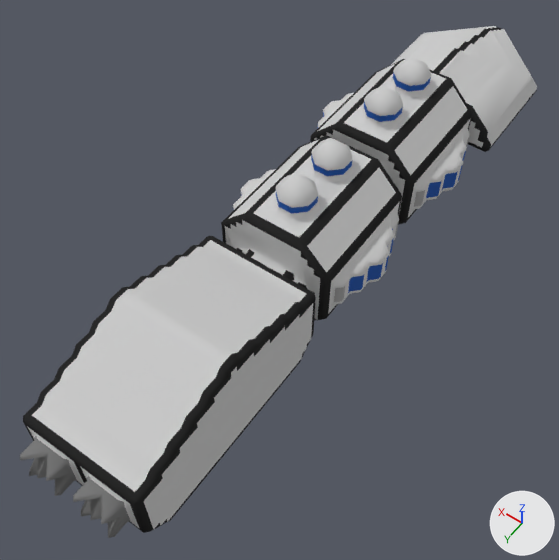
What one commit did to the OBJ model src/jsMain/resources/meshes/diadochi-3-lotan-class.obj.
One viewpoint serves both versions: a 50 mm camera at (-37.9, 67.7, 102.4) aimed at (3.1, 10.3, 12.3). Every picture has the same lights, and +X, +Y and +Z are marked at lower right. Where no turn or scale is listed for an object, it has been applied to the vertices.

In view in the first picture: 'diadochi-3-lotan-class'.
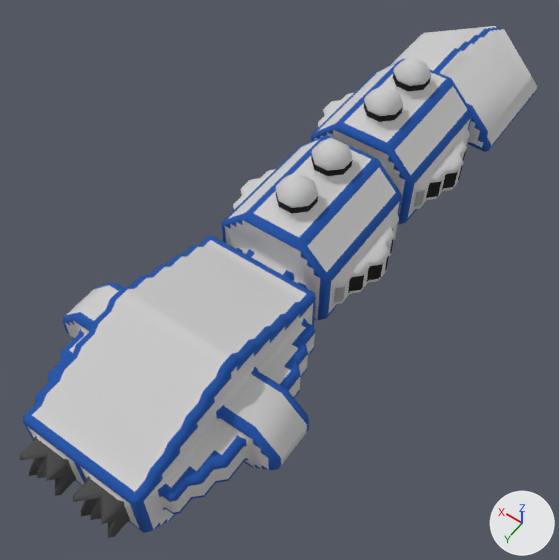
Where the change shows, as pixel boxes [x1, y1, x2, y2] in the pictures (559 x 560 px):
part 1 of me_diadochi_3_lotan_class, built on: before [29, 91, 404, 520]; after [35, 62, 469, 522]
part 2 of me_diadochi_3_lotan_class, surface changed (black to blue): [20, 27, 536, 538] in both

Diff of the bpy script that builds the scene:
```diff
--- a/src/jsMain/resources/meshes/diadochi-3-lotan-class.obj.py
+++ b/src/jsMain/resources/meshes/diadochi-3-lotan-class.obj.py
@@ me_diadochi_3_lotan_class @@
 # used by ob_diadochi_3_lotan_class; location = (0.0, 0.0, 0.0)
-me_diadochi_3_lotan_class.from_pydata(...)  # 2831 vertices, 5289 faces; spans x -11.5..11.5, y -54.5..54.5, z -0.1..34.9
+me_diadochi_3_lotan_class.from_pydata(...)  # 3381 vertices, 6351 faces; spans x -16.5..16.5, y -54.5..54.5, z -0.1..34.9
+# me_diadochi_3_lotan_class part 1: 2 vertices moved from x 2.0..4.0, y 1.5..53.0, z 23.9..33.4 to x 1.5..5.0, y 1.0..53.5, z 22.4..33.4; 26 vertices removed from x -9.0..10.0, y -25.3..54.0, z 5.9..34.4; 575 vertices added at x -16.5..16.5, y -24.0..54.0, z 11.4..34.4
+# me_diadochi_3_lotan_class part 2: 2320 kept faces spanning x -11.5..11.5, y -54.5..54.5, z -0.1..32.9 get new texture (UV) coordinates
 me_diadochi_3_lotan_class.materials.append(mat_diadochi_3_lotan_class)
```
